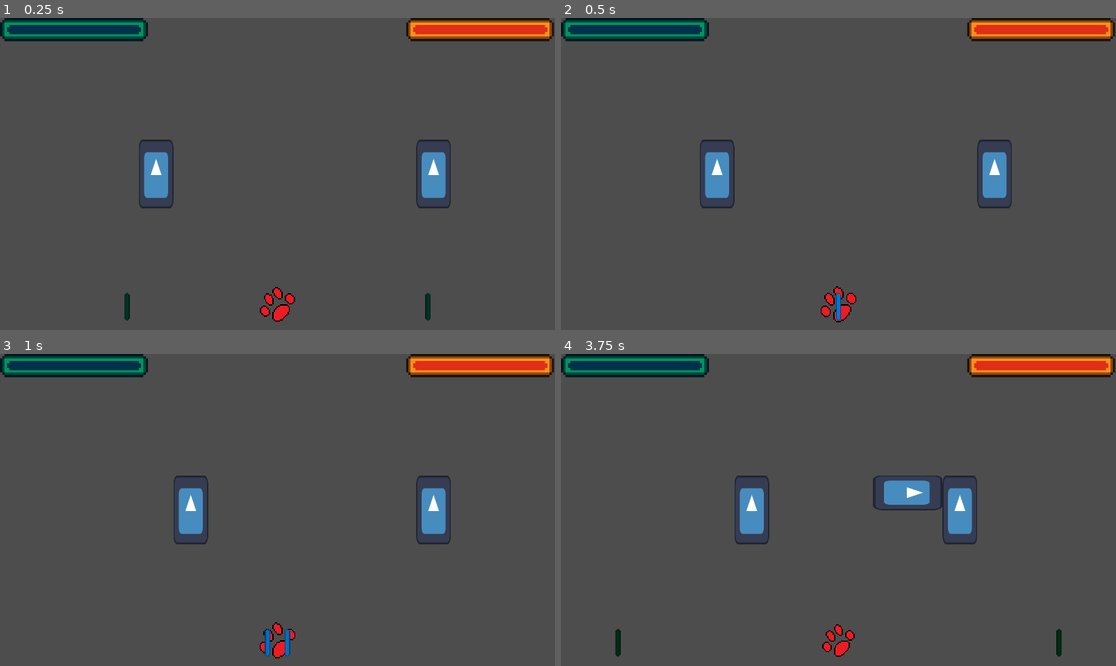
Above: before the commit, frames 1-4 (two rows, left to right).
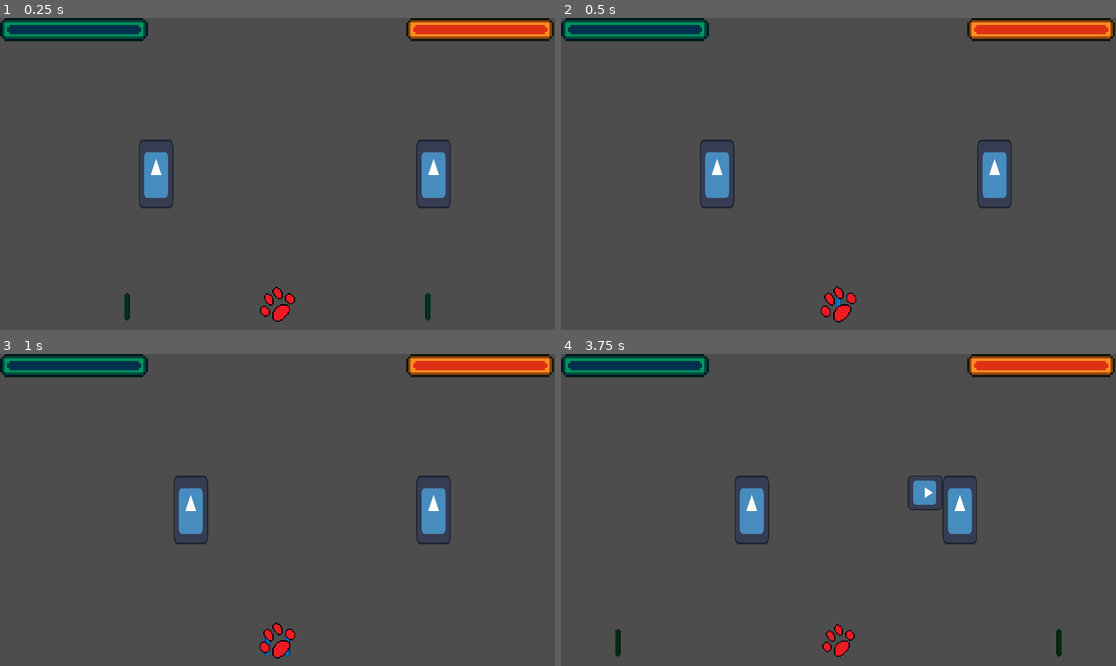
Above: after the commit, the same moments.

Repository: Gus-Kruz/projeto-bixarada
Game: Godot game, scene res://cena_jogador/node_2d.tscn
Same seed, same stepped clock (60 frames per second), same inputs: the game is played once before the commit and once after it. This scene is started directly instead of the project's main scene. The engine's default icon, where the game draws it, is replaced by a stand-in: a white triangle on a blue panel in a dark square.
Inputs:
- Up to frame 1 (0.25 s): no input
- Up to frame 2 (0.5 s): no input
- Up to frame 3 (1 s): tap Enter (ui_accept) at 0.5, 0.77 s; hold D (direita1) from 0.53 s (still down); tap Up (cima2) at 0.6 s
- Up to frame 4 (3.75 s): tap Right (direita2) at 1.35 s; tap Enter (ui_accept) at 1.52, 3.02 s; release D (direita1) at 2.03 s; hold A (esquerda1) 2.03-2.78 s; tap Left (esquerda2) at 2.1 s; hold D (direita1) from 2.78 s (still down); tap E (forte1) at 2.85 s; tap P (forte2) at 3.6 s

Frame 1 is identical in both runs. In frame 2, less than 0.1% of the frame differs, in the area x 49-51%, y 87-98%; in frame 3, 0.1%; in frame 4, 0.7%, in the area x 56-69%, y 38-51%.

Commit message:
arrumei hitbox de ataques

Diff:
--- a/cena_jogador/ataque_forte.tscn
+++ b/cena_jogador/ataque_forte.tscn
@@ -9,7 +9,7 @@
 
 [node name="Sprite2D" type="Sprite2D" parent="." unique_id=234665738]
 rotation = 1.5707964
-scale = Vector2(0.938, 1.875)
+scale = Vector2(0.938, 0.938)
 texture = ExtResource("1_diblt")
 
 [node name="forte" type="Area2D" parent="Sprite2D" unique_id=1836755468]
--- a/cena_jogador/ataque_fraco.tscn
+++ b/cena_jogador/ataque_fraco.tscn
@@ -9,7 +9,7 @@
 
 [node name="Sprite2D" type="Sprite2D" parent="." unique_id=234665738]
 rotation = 1.5707964
-scale = Vector2(0.938, 1.875)
+scale = Vector2(0.938, 0.938)
 texture = ExtResource("1_6fic6")
 
 [node name="fraco" type="Area2D" parent="Sprite2D" unique_id=1836755468]
--- a/cena_jogador/node_2d.tscn
+++ b/cena_jogador/node_2d.tscn
@@ -31,12 +31,14 @@
 texture = SubResource("PlaceholderTexture2D_0tn1g")
 
 [node name="Barrante" parent="." unique_id=832938600 instance=ExtResource("3_12ny2")]
+z_index = 1
 position = Vector2(960, 1000)
 
 [node name="Nota" parent="." unique_id=8498666 instance=ExtResource("4_i80d3")]
 position = Vector2(2000, 1000)
 
 [node name="Nota2" parent="." unique_id=1166741449 instance=ExtResource("5_shl6t")]
+position = Vector2(-80, 1000)
 
 [node name="CanvasLayer" type="CanvasLayer" parent="." unique_id=1292113719]
 
--- a/cena_jogador/player1.gd
+++ b/cena_jogador/player1.gd
@@ -19,9 +19,9 @@
 func ataque_fraco(player_x, player_y):
 	var fraco = ataquefraco.instantiate()
 	if orientacao == "direita":
-		fraco.position = Vector2(player_x+180, player_y+60)
+		fraco.position = Vector2(player_x+120, player_y+60)
 	else:
-		fraco.position = Vector2(player_x-180, player_y+60)
+		fraco.position = Vector2(player_x-120, player_y+60)
 	get_parent().add_child(fraco)
 	await get_tree().create_timer(bpm).timeout
 	fraco.queue_free()
@@ -29,9 +29,9 @@
 func ataque_forte(player_x, player_y):
 	var forte = ataqueforte.instantiate()
 	if orientacao == "direita":
-		forte.position = Vector2(player_x+180, player_y-60)
+		forte.position = Vector2(player_x+120, player_y-60)
 	else:
-		forte.position = Vector2(player_x-180, player_y-60)
+		forte.position = Vector2(player_x-120, player_y-60)
 	get_parent().add_child(forte)
 	await get_tree().create_timer(bpm).timeout
 	forte.queue_free()
--- a/cena_jogador/player2.gd
+++ b/cena_jogador/player2.gd
@@ -19,9 +19,9 @@
 func ataque_fraco(player_x, player_y):
 	var fraco = ataquefraco.instantiate()
 	if orientacao == "direita":
-		fraco.position = Vector2(player_x+180, player_y+60)
+		fraco.position = Vector2(player_x+120, player_y+60)
 	else:
-		fraco.position = Vector2(player_x-180, player_y+60)
+		fraco.position = Vector2(player_x-120, player_y+60)
 	get_parent().add_child(fraco)
 	await get_tree().create_timer(bpm).timeout
 	fraco.queue_free()
@@ -29,9 +29,9 @@
 func ataque_forte(player_x, player_y):
 	var forte = ataqueforte.instantiate()
 	if orientacao == "direita":
-		forte.position = Vector2(player_x+180, player_y-60)
+		forte.position = Vector2(player_x+120, player_y-60)
 	else:
-		forte.position = Vector2(player_x-180, player_y-60)
+		forte.position = Vector2(player_x-120, player_y-60)
 	get_parent().add_child(forte)
 	await get_tree().create_timer(bpm).timeout
 	forte.queue_free()
